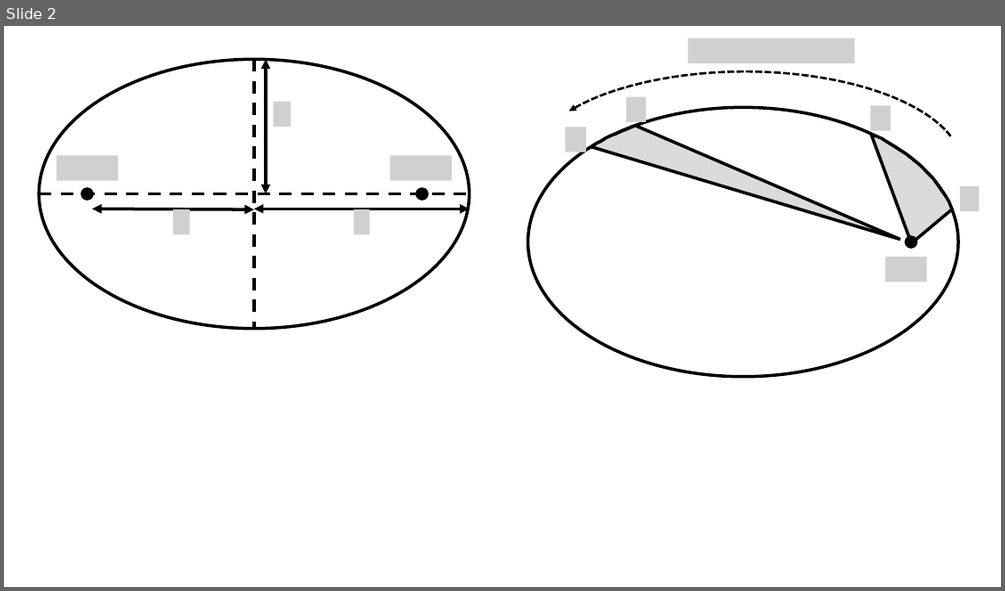
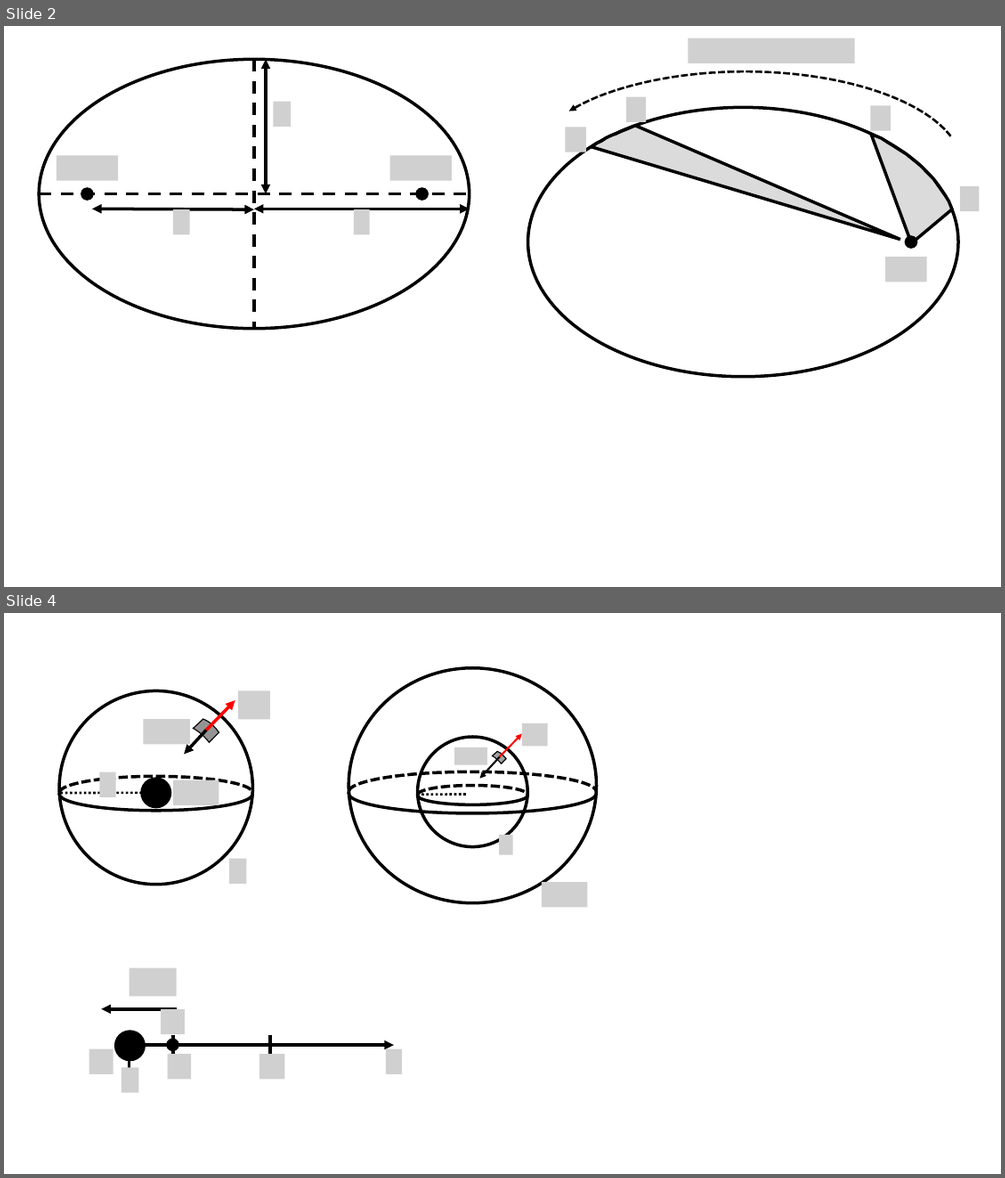
Before and after one commit to OSTP/PhysicsArtofModelling, a slide deck: tex/figures/Gravity/Figures.pptx. Shown one above the other, each under a label of ours: slide 2 before the commit, slides 2 and 4 after it; the slides between them are not shown. The pictures are 1005x591 and 1005x1178 pixels, drawn with LibreOffice and Linux fonts; fonts in the diff are those of the drawing; grey boxes stand for pictures; background and template pictures are left out. Boxes give left, top, right and bottom in pixels: in the first picture for what was removed or moved away, otherwise in the second. Text is boxed around its words. In the diff, an @@ line names an element or a change of style, - is before the commit and + after.

```diff
--- a/tex/figures/Gravity/Figures.pptx
+++ b/tex/figures/Gravity/Figures.pptx
@@ slide 4 added at (4, 613, 1001, 1174), background #FFFFFF @@
@@ group added at (348, 668, 596, 908): 4 arc (boxed as its full ellipse)s, 4 pictures, 2 arrows, 2 ellipses, 1 line, 1 freeform shape @@
@@ group added at (59, 690, 270, 884): 5 pictures, 2 arrows, 2 ellipses, 2 arc (boxed as its full ellipse)s, 1 line, 1 freeform shape @@
@@ group added at (89, 968, 403, 1093): 7 pictures, 3 lines, 2 ellipses, 2 arrows @@
```
Also in this commit, not shown: 2 slides changed, 6 other files.
